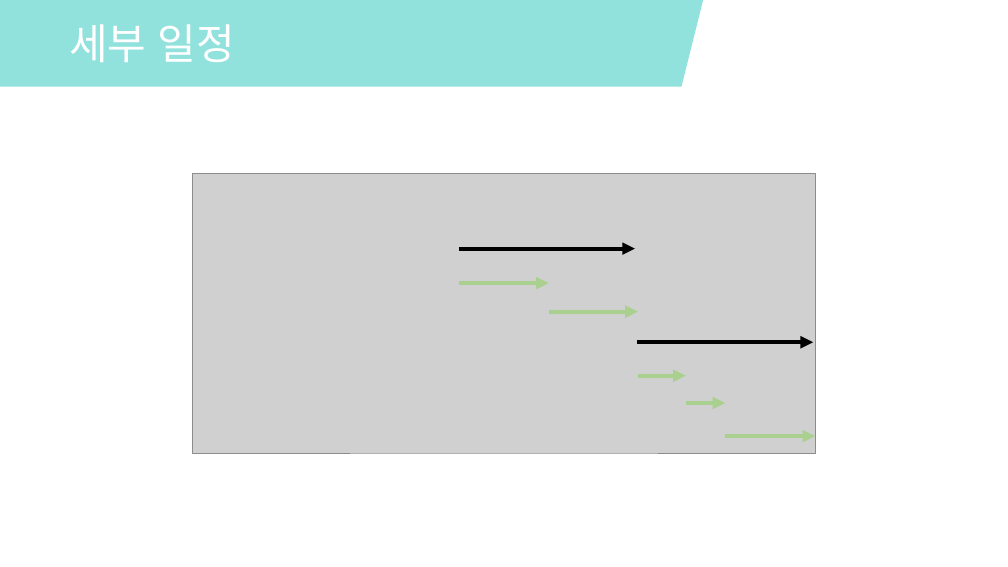
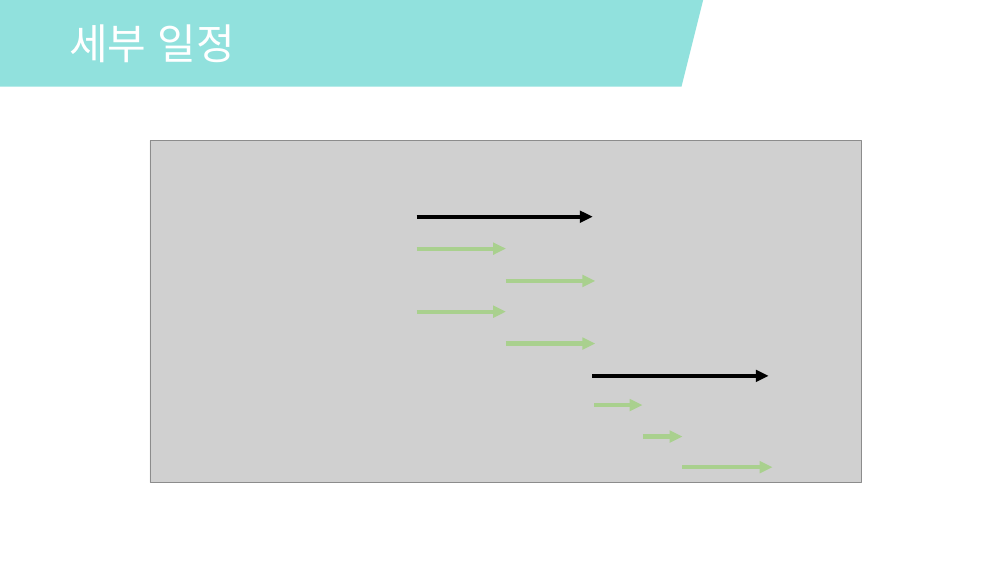
Before and after one commit to kang-seongbeom/Easy-Application, a slide deck: slide 9 of TaskFlow.pptx. Drawn at 1008x567 pixels with LibreOffice and Linux fonts; fonts in the diff are those of the drawing; grey boxes stand for pictures. Boxes give left, top, right and bottom in pixels: in the first picture for what was removed or moved away, otherwise in the second. Text is boxed around its words. In the diff, an @@ line names an element or a change of style, - is before the commit and + after.

```diff
--- a/TaskFlow.pptx
+++ b/TaskFlow.pptx
@@ picture: place and size @@
-picture at [193, 174, 815, 453]
+picture at [150, 141, 861, 482]
@@ arrow moved from (459, 249) - (635, 249) to (417, 217) - (593, 217) @@
@@ arrow added from (417, 249) to (506, 249), #A9D08E 4 pt @@
@@ arrow added from (506, 281) to (595, 281), #A9D08E 4 pt @@
@@ 3 arrows: place and size @@
-3 arrows at [460, 283, 686, 376]
+3 arrows at [417, 312, 643, 405]
@@ arrow moved from (637, 343) - (814, 343) to (593, 376) - (768, 376) @@
@@ arrow moved from (686, 403) - (725, 403) to (643, 436) - (683, 436) @@
@@ arrow moved from (725, 436) - (815, 436) to (683, 467) - (773, 467) @@
```
Also in this commit, not shown: 4 other slides changed, 1 slide added, 1 slide removed, 8 other files.
